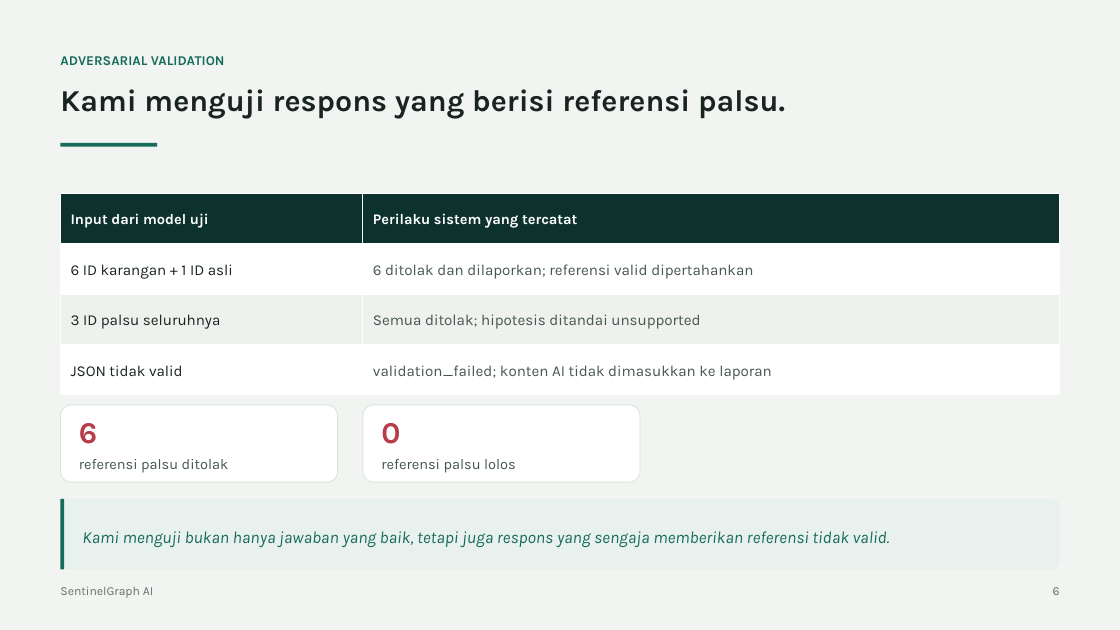
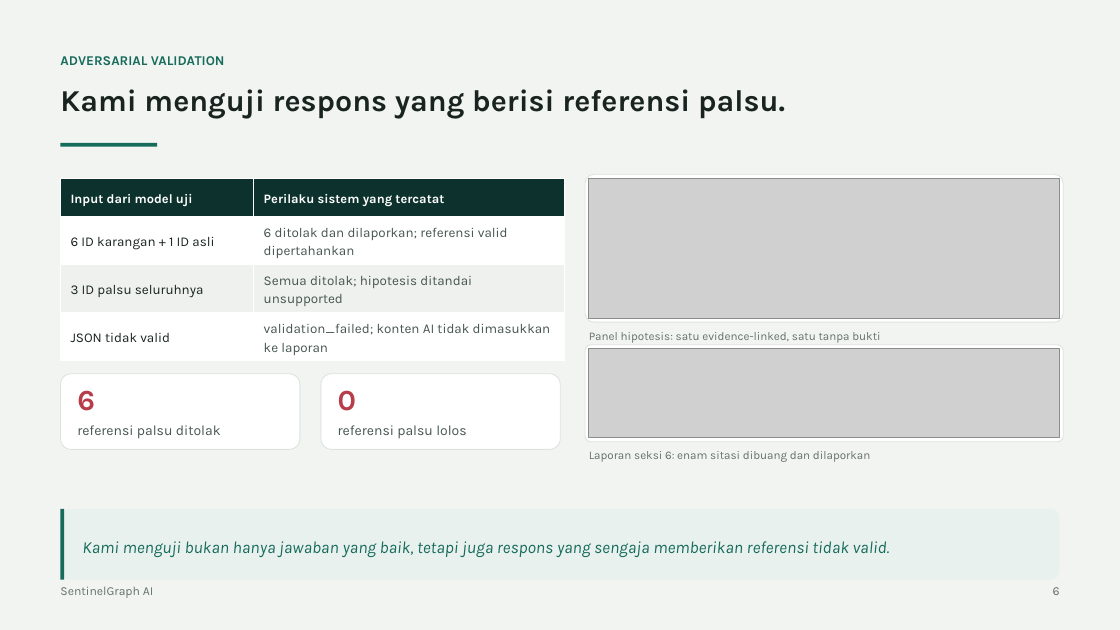
Before and after one commit to jackkd414-source/sentinel-graph-ai, a slide deck: slide 6 of docs/presentation/SentinelGraph-AI-slides.pptx. Drawn at 1120x630 pixels with LibreOffice and Linux fonts; fonts in the diff are those of the drawing; grey boxes stand for pictures. Boxes give left, top, right and bottom in pixels: in the first picture for what was removed or moved away, otherwise in the second. Text is boxed around its words. In the diff, an @@ line names an element or a change of style, - is before the commit and + after.

```diff
--- a/docs/presentation/SentinelGraph-AI-slides.pptx
+++ b/docs/presentation/SentinelGraph-AI-slides.pptx
@@ table at box(60, 178, 565, 359) @@
@@ size 12.5 to 11 pt in "Input dari model uji", "Perilaku sistem yang tercatat" @@
@@ size 13 to 11.5 pt in "6 ID karangan + 1 ID asli", "6 ditolak dan dilaporkan; referensi valid dipertahankan", "3 ID palsu seluruhnya", "Semua ditolak; hipotesis ditandai unsupported" and 2 more places @@
@@ table: place and size @@
-table at box(60, 193, 1060, 395)
+table at box(60, 178, 565, 359)
@@ rounded rectangle added at box(585, 175, 1063, 323), fill #FFFFFF, outline #DCE3DE 0.75 pt @@
@@ picture added at box(589, 178, 1060, 318) @@
@@ rounded rectangle added at box(585, 344, 1063, 441), fill #FFFFFF, outline #DCE3DE 0.75 pt @@
@@ text added at box(589, 332, 880, 343), 10 pt, text #65726D @@
+Panel hipotesis: satu evidence-linked, satu tanpa bukti
@@ picture added at box(589, 349, 1060, 438) @@
@@ rounded rectangle: place and size @@
-rounded rectangle at box(60, 405, 338, 482)
+rounded rectangle at box(60, 374, 300, 450)
@@ text "6": place and size @@
-text "6" at box(79, 423, 229, 473)
+text "6" at box(77, 390, 221, 439)
@@ text "6" at box(77, 390, 221, 439): size 26 to 25 pt in "6"; size 12.5 to 12 pt @@
@@ rounded rectangle: place and size @@
-rounded rectangle at box(363, 405, 640, 482)
+rounded rectangle at box(321, 374, 560, 450)
@@ text "0": place and size @@
-text "0" at box(381, 423, 516, 473)
+text "0" at box(338, 390, 466, 439)
@@ text "0" at box(338, 390, 466, 439): size 26 to 25 pt in "0"; size 12.5 to 12 pt @@
@@ text added at box(589, 451, 870, 462), 10 pt, text #65726D @@
+Laporan seksi 6: enam sitasi dibuang dan dilaporkan
@@ 1 text, 1 rounded rectangle, 1 rectangle: place and size @@
-1 text, 1 rounded rectangle, 1 rectangle at box(60, 499, 1060, 570)
+1 text, 1 rounded rectangle, 1 rectangle at box(60, 509, 1060, 580)
```
Also in this commit, not shown: 7 other files.
